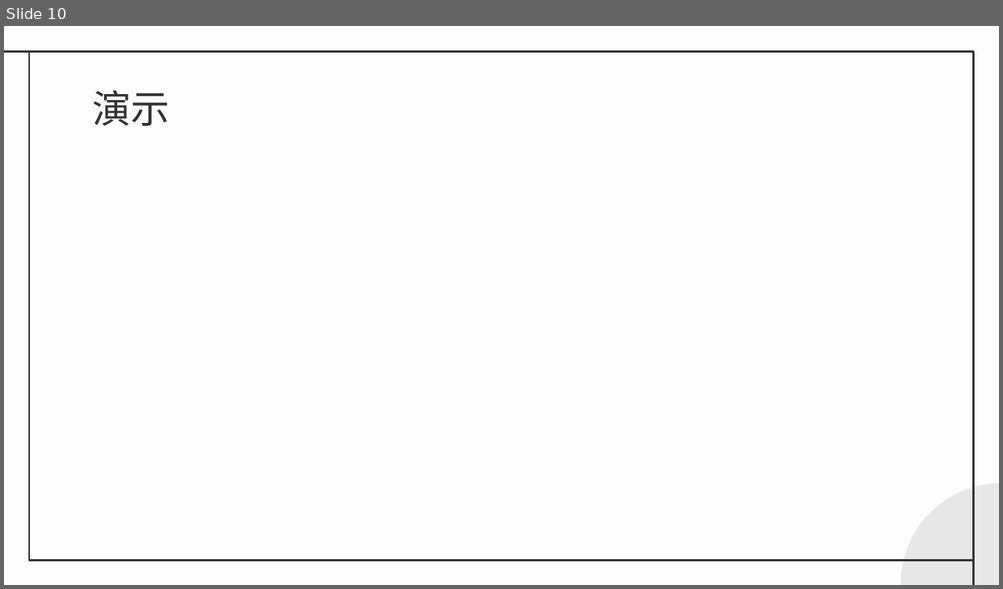
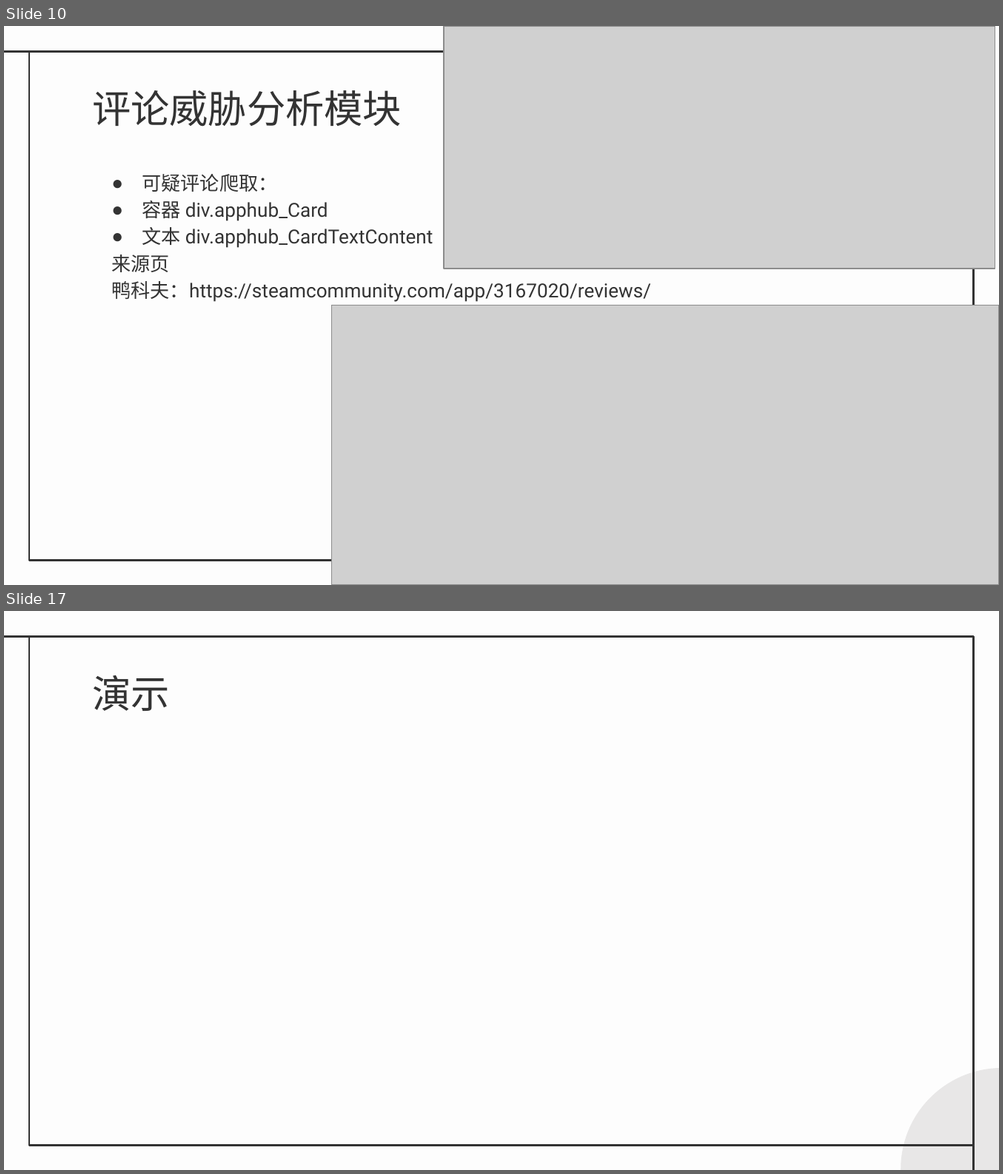
Before and after one commit to sky888galaxy/steam-spider, a slide deck: docs/答辩.pptx. Shown one above the other, each under a label of ours: slide 10 before the commit, slides 10 and 17 after it; the slides between them are not shown. The pictures are 1003x589 and 1003x1174 pixels, drawn with LibreOffice and Linux fonts; fonts in the diff are those of the drawing; grey boxes stand for pictures. Boxes give left, top, right and bottom in pixels: in the first picture for what was removed or moved away, otherwise in the second. Text is boxed around its words. In the diff, an @@ line names an element or a change of style, - is before the commit and + after.

```diff
--- a/docs/答辩.pptx
+++ b/docs/答辩.pptx
@@ slide 10 added at <box>4,26,999,585</box>, background #FDFDFD; not listed: 4 template elements that a slide beside it also shows @@
@@ picture added at <box>444,26,995,269</box> @@
@@ title added at <box>92,90,401,127</box>, 28 pt, text #333333 @@
+评论威胁分析模块
@@ text added at <box>111,174,651,302</box>, 14 pt, text #333333 @@
+● 可疑评论爬取：
+● 容器 div.apphub_Card
+● 文本 div.apphub_CardTextContent
+来源页
+鸭科夫：https://steamcommunity.com/app/3167020/reviews/
@@ picture added at <box>331,306,999,585</box> @@
@@ what was slide 10 is now slide 17 @@
```
Also in this commit, not shown: 8 slides changed, 9 other slides added, 2 slides removed, 3 other files.
